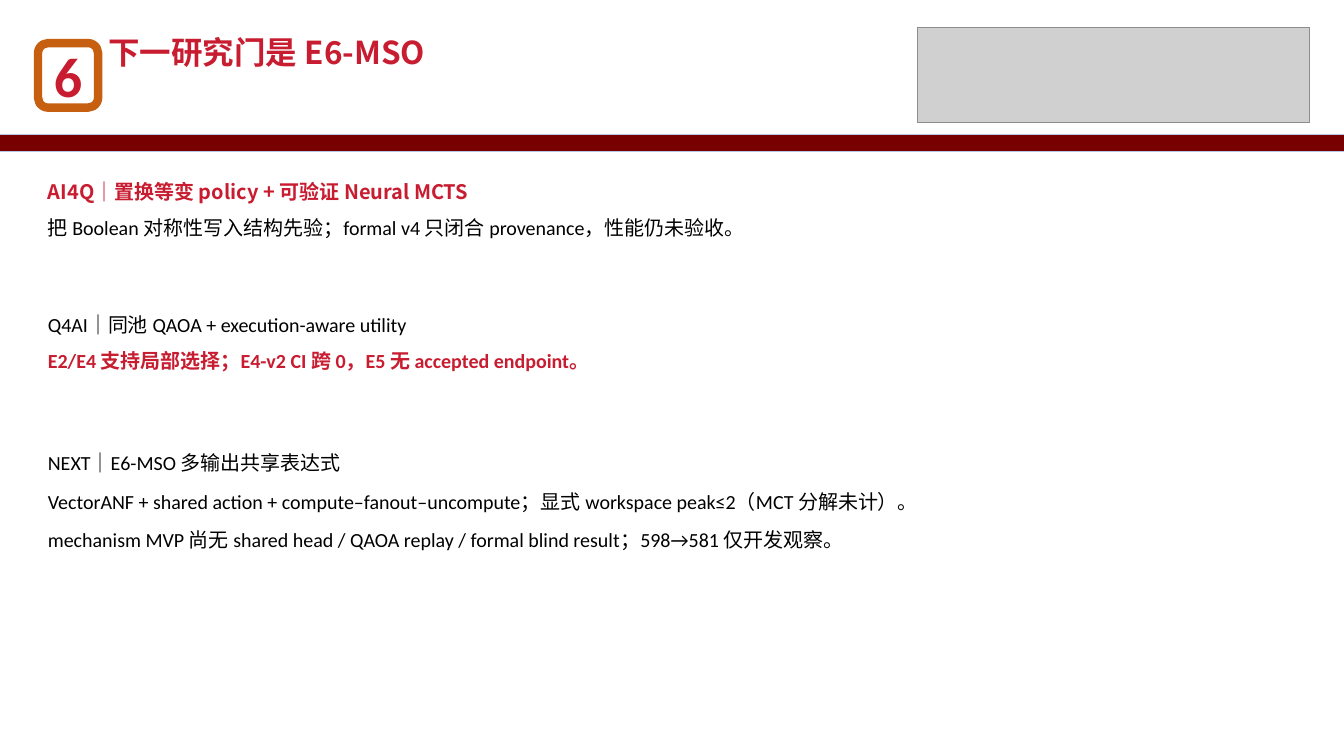
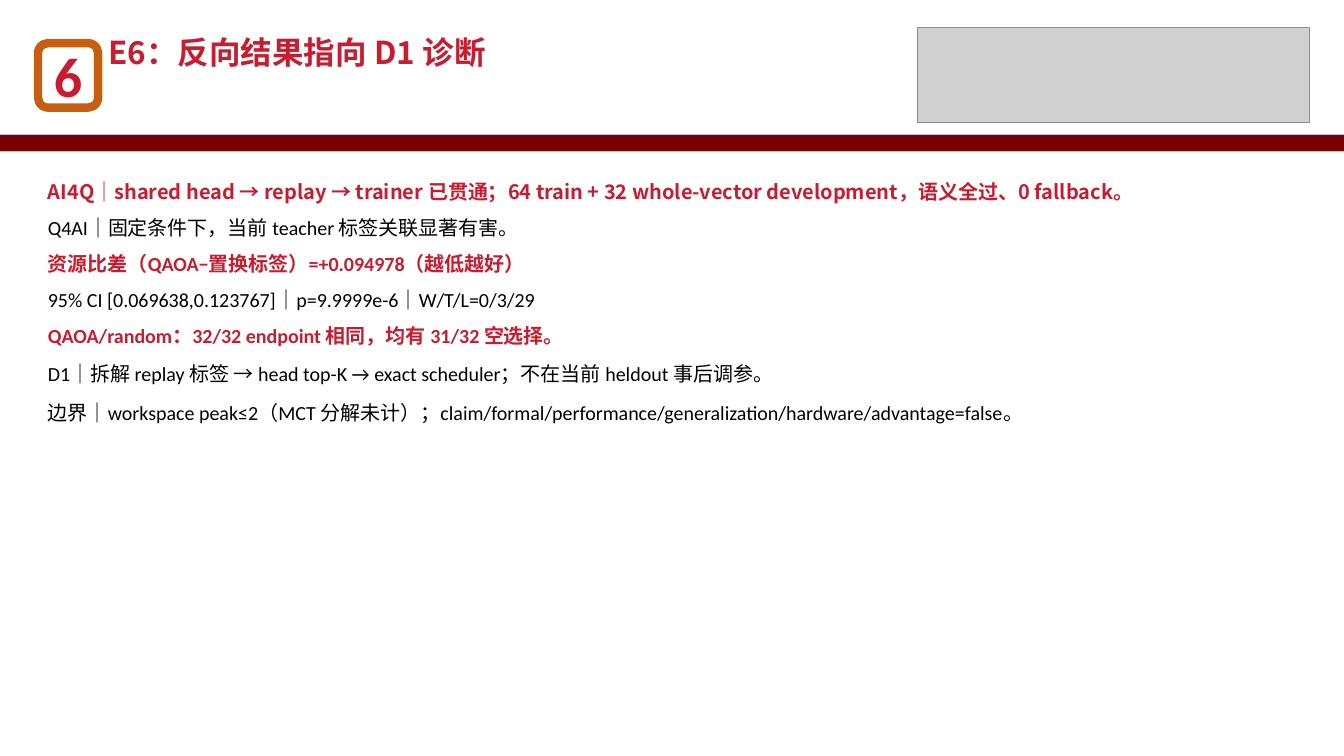
Before and after one commit to zhouzixiang1/sshr, a slide deck: slide 13 of docs/competition/slides/XA-202609_双向智能Boolean_Oracle答辩稿.pptx. Drawn at 1344x756 pixels with LibreOffice and Linux fonts; fonts in the diff are those of the drawing; grey boxes stand for pictures. Boxes give left, top, right and bottom in pixels: in the first picture for what was removed or moved away, otherwise in the second. Text is boxed around its words. In the diff, an @@ line names an element or a change of style, - is before the commit and + after.

Commit message:
Document E6 negative result and refresh competition materials

```diff
--- a/docs/competition/slides/XA-202609_双向智能Boolean_Oracle答辩稿.pptx
+++ b/docs/competition/slides/XA-202609_双向智能Boolean_Oracle答辩稿.pptx
@@ text at bbox=[108, 37, 486, 67]: text changed @@
-下一研究门是 E6-MSO
+E6：反向结果指向 D1 诊断
@@ text at bbox=[48, 181, 1133, 424]: text changed @@
-AI4Q｜置换等变 policy + 可验证 Neural MCTS
-把 Boolean 对称性写入结构先验；formal v4 只闭合 provenance，性能仍未验收。
-Q4AI｜同池 QAOA + execution-aware utility
-E2/E4 支持局部选择；E4-v2 CI 跨 0，E5 无 accepted endpoint。
-NEXT｜E6-MSO 多输出共享表达式
-VectorANF + shared action + compute–fanout–uncompute；显式 workspace peak≤2（MCT 分解未计）。
-mechanism MVP 尚无 shared head / QAOA replay / formal blind result；598→581 仅开发观察。
+AI4Q｜shared head → replay → trainer 已贯通；64 train + 32 whole-vector development，语义全过、0 fallback。
+Q4AI｜固定条件下，当前 teacher 标签关联显著有害。
+资源比差（QAOA−置换标签）=+0.094978（越低越好）
+95% CI [0.069638,0.123767]｜p=9.9999e-6｜W/T/L=0/3/29
+QAOA/random：32/32 endpoint 相同，均有 31/32 空选择。
+D1｜拆解 replay 标签 → head top-K → exact scheduler；不在当前 heldout 事后调参。
+边界｜workspace peak≤2（MCT 分解未计）；claim/formal/performance/generalization/hardware/advantage=false。
```
Also in this commit, not shown: 2 other slides changed, 24 other files.
